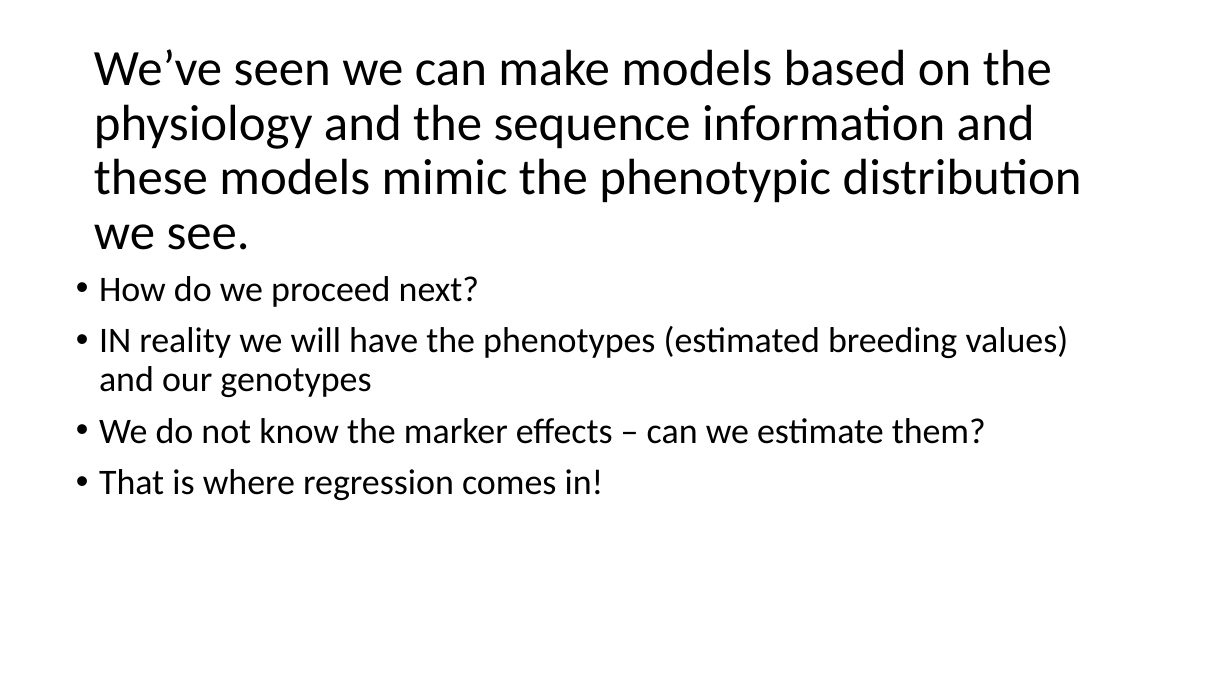
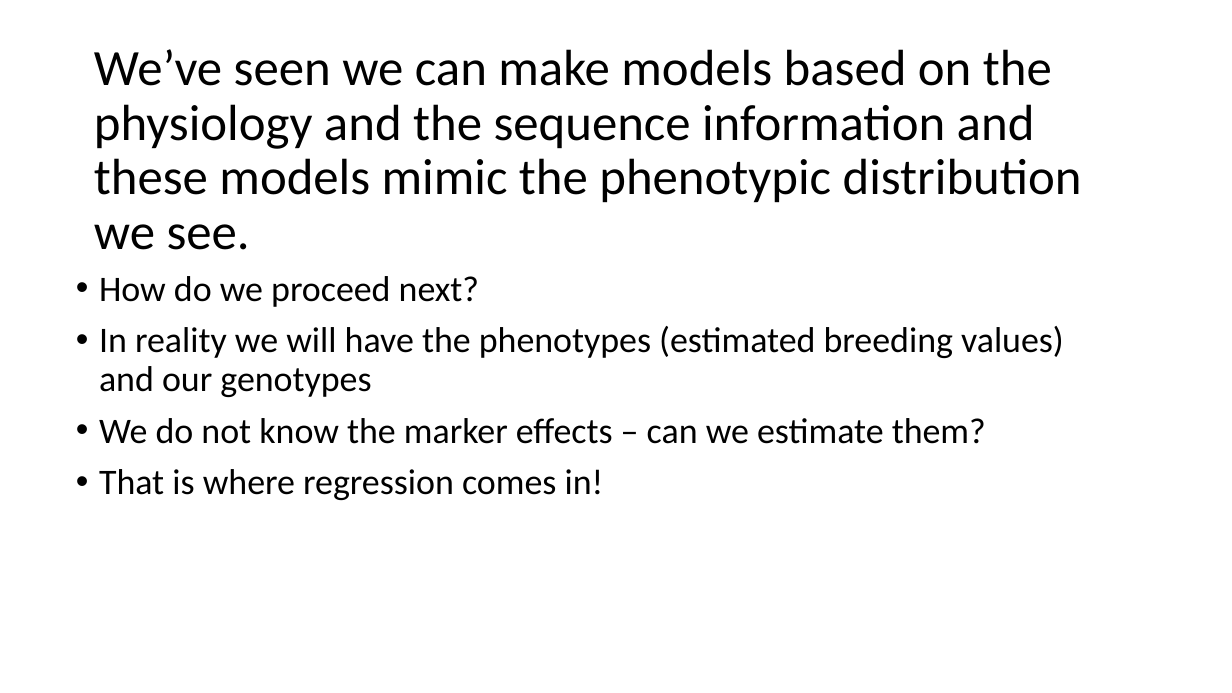
Before and after one commit to ter56/September2_2021_class, a slide deck: slide 19 of AdditiveModels_9_2_2021.pptx. Drawn at 1232x693 pixels with LibreOffice and Linux fonts; fonts in the diff are those of the drawing. Boxes give left, top, right and bottom in pixels: in the first picture for what was removed or moved away, otherwise in the second. Text is boxed around its words. In the diff, an @@ line names an element or a change of style, - is before the commit and + after.

```diff
--- a/AdditiveModels_9_2_2021.pptx
+++ b/AdditiveModels_9_2_2021.pptx
@@ text at box(99, 326, 1064, 397): text changed @@
-• IN reality we will have the phenotypes (estimated breeding values) and our genotypes
+• In reality we will have the phenotypes (estimated breeding values) and our genotypes
```
Also in this commit, not shown: 2 other slides changed, 1 other file.
